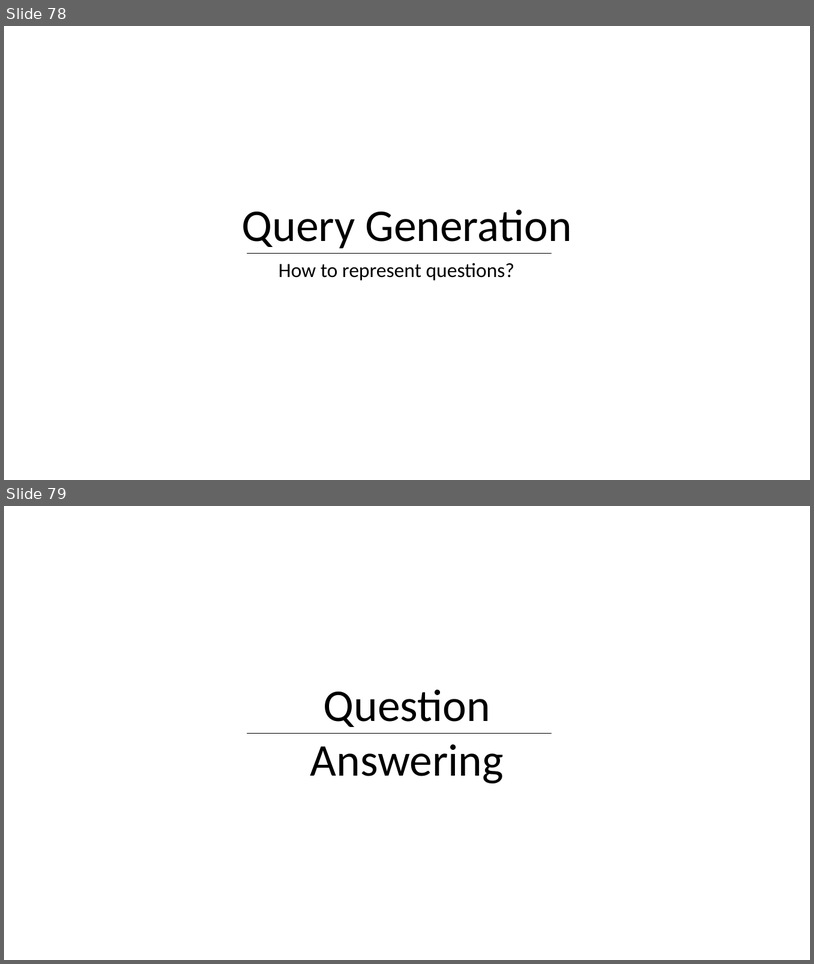
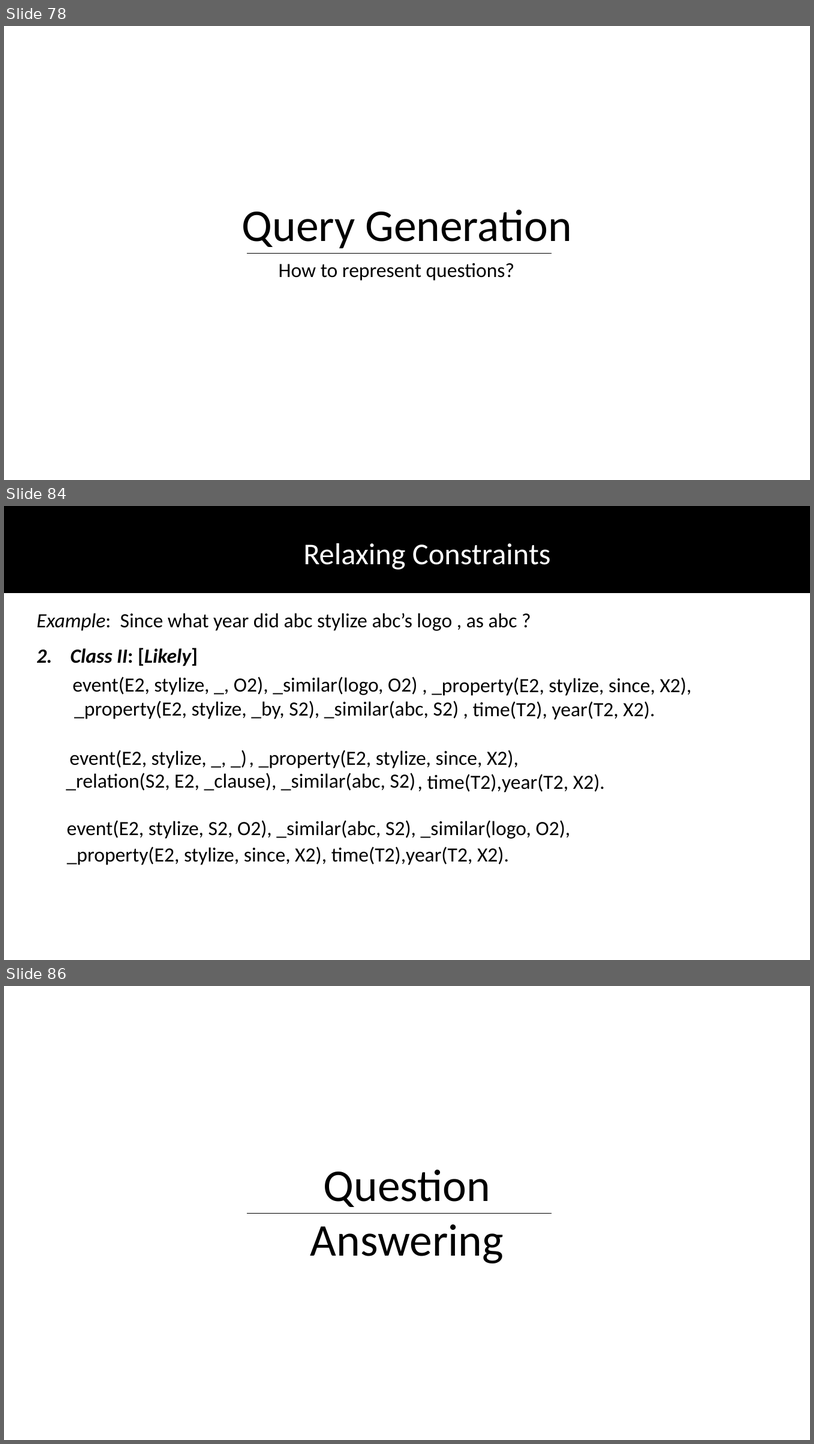
Before and after one commit to DhruvaPendharkar/thesis-project, a slide deck: Notes/ThesisPresentation.pptx. Shown one above the other, each under a label of ours: slides 78 and 79 before the commit, slides 78, 84 and 86 after it; the slides between them are not shown. The pictures are 814x964 and 814x1444 pixels, drawn with LibreOffice and Linux fonts; fonts in the diff are those of the drawing. Boxes give left, top, right and bottom in pixels: in the first picture for what was removed or moved away, otherwise in the second. Text is boxed around its words. In the diff, an @@ line names an element or a change of style, - is before the commit and + after.

```diff
--- a/Notes/ThesisPresentation.pptx
+++ b/Notes/ThesisPresentation.pptx
@@ slide 84 added at (4,506,810,960), background #FFFFFF @@
@@ rectangle added at (4,506,810,592), fill #000000, outline #000000 1 pt @@
@@ text added at (303,543,551,570), 36 pt, text #FFFFFF @@
+Relaxing Constraints
@@ text added at (36,613,518,631), 24 pt, text #000000 @@
+Example: Since what year did abc stylize abc’s logo , as abc ?
@@ text added at (36,648,692,865), 24 pt, text #000000 @@
+2. Class II: [Likely]
+  , _property(E2, stylize, since, X2),
+  , time(T2), year(T2, X2).
+  , _property(E2, stylize, since, X2),
+  , time(T2),year(T2, X2).
+  _property(E2, stylize, since, X2), time(T2),year(T2, X2).
@@ text added at (72,676,417,695), 24 pt, text #000000 @@
+event(E2, stylize, _, O2), _similar(logo, O2)
@@ text added at (74,700,459,719), 24 pt, text #000000 @@
+_property(E2, stylize, _by, S2), _similar(abc, S2)
@@ text added at (69,750,207,768), 24 pt, text #000000 @@
+event(E2, stylize, _, _)
@@ text added at (66,772,416,790), 24 pt, text #000000 @@
+_relation(S2, E2, _clause), _similar(abc, S2)
@@ text added at (67,820,571,838), 24 pt, text #000000 @@
+  event(E2, stylize, S2, O2), _similar(abc, S2), _similar(logo, O2),
@@ what was slide 79 is now slide 86 @@
```
Also in this commit, not shown: 1 slide changed, 6 other slides added.
